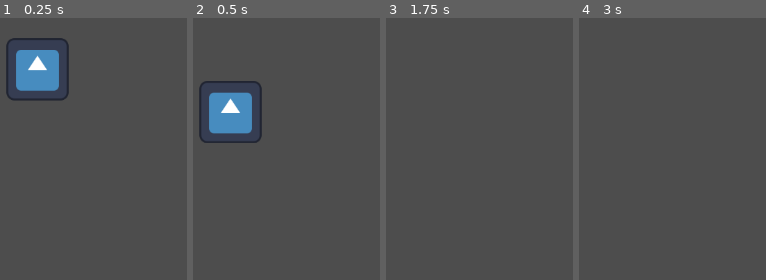
Above: before the commit, frames 1-4 (left to right).
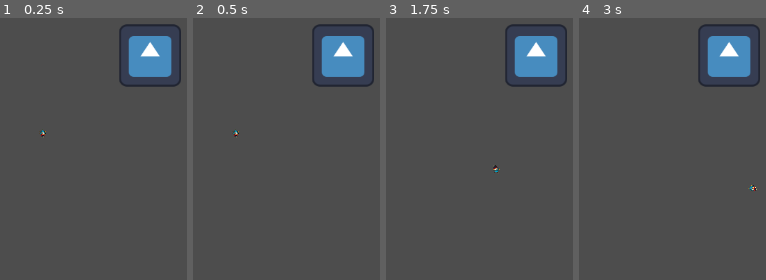
Above: after the commit, the same moments.

Repository: MikalMica/Mascarada-to-wapa
Game: Godot game, scene res://Scenes/Scenarios/PruebaColision.tscn
The game is run twice, just before and just after one commit, with the same random seed, the same clock (stepped at 60 frames per second) and the same inputs. The project has no main scene, so this scene is started directly. The engine's default icon, where the game draws it, is replaced by a stand-in: a white triangle on a blue panel in a dark square.
Inputs:
- Up to frame 1 (0.25 s): no input
- Up to frame 2 (0.5 s): no input
- Up to frame 3 (1.75 s): hold Right (Right) 0.53-1.28 s; hold E (default_mask) 0.53-1.28 s; hold Down (Down) from 1.28 s (still down); tap R (object_mask) at 1.35 s
- Up to frame 4 (3 s): tap Enter at 2 s; release Down (Down) at 2.03 s; hold Right (Right) 2.03-2.78 s; hold E (default_mask) 2.03-2.78 s; tap Space at 2.75 s; hold Up (Up) from 2.78 s (still down); tap R (object_mask) at 2.85 s

The runs differ from the first frame. In frame 1, 9.9% of the frame differs, in the area x 3-97%, y 2-46%; in frame 2, 9.9%, in the area x 3-97%, y 2-48%; in frame 3, 4.9%; in frame 4, 5.0%.

Commit message:
set de player hitbox

Diff:
--- a/MascaradaToWapa/Scenes/Objects/player_new.tscn
+++ b/MascaradaToWapa/Scenes/Objects/player_new.tscn
@@ -3,9 +3,11 @@
 [ext_resource type="Script" uid="uid://bpkfdtxuljsk1" path="res://Scripts/movement_component.gd" id="1_n4sih"]
 [ext_resource type="Texture2D" uid="uid://b2l3slpiahih5" path="res://Assets/Images/Player/player_spritesheet.png" id="2_n4sih"]
 [ext_resource type="Script" uid="uid://do3bcxekdkuln" path="res://Scripts/input_component.gd" id="3_6dlr3"]
-[ext_resource type="PackedScene" uid="uid://do2iq72ya3lyt" path="res://Scenes/Objects/player_hitbox.tscn" id="4_m4g67"]
+[ext_resource type="Script" uid="uid://cq2xhal270ups" path="res://Scripts/player_on_hit.gd" id="4_m4g67"]
 
 [sub_resource type="RectangleShape2D" id="RectangleShape2D_81akd"]
+
+[sub_resource type="RectangleShape2D" id="RectangleShape2D_n3sv7"]
 
 [sub_resource type="Animation" id="Animation_m4g67"]
 length = 0.001
@@ -118,7 +120,13 @@
 script = ExtResource("3_6dlr3")
 movementNode = NodePath("..")
 
-[node name="PlayerHitbox" parent="." unique_id=97422374 instance=ExtResource("4_m4g67")]
+[node name="PlayerHitbox" type="Area2D" parent="." unique_id=97422374 node_paths=PackedStringArray("player_node")]
+collision_mask = 2
+script = ExtResource("4_m4g67")
+player_node = NodePath("..")
+
+[node name="CollisionShape2D" type="CollisionShape2D" parent="PlayerHitbox" unique_id=899700171]
+shape = SubResource("RectangleShape2D_n3sv7")
 
 [node name="AnimationPlayer" type="AnimationPlayer" parent="." unique_id=163794158]
 libraries/ = SubResource("AnimationLibrary_81akd")
--- a/MascaradaToWapa/Scenes/Scenarios/PruebaColision.tscn
+++ b/MascaradaToWapa/Scenes/Scenarios/PruebaColision.tscn
@@ -2,6 +2,7 @@
 
 [ext_resource type="Texture2D" uid="uid://b8kuer3e50nnx" path="res://icon.svg" id="1_n3sv7"]
 [ext_resource type="PackedScene" uid="uid://dskniwiorige4" path="res://Scenes/Scenarios/last_checkpoint_node.tscn" id="3_e2wtl"]
+[ext_resource type="PackedScene" uid="uid://3xdvejjvv1hs" path="res://Scenes/Objects/player_new.tscn" id="3_x0emt"]
 
 [sub_resource type="RectangleShape2D" id="RectangleShape2D_t75o8"]
 size = Vector2(127, 127)
@@ -9,8 +10,10 @@
 [node name="PruebaColision" type="Node2D" unique_id=1104898573]
 
 [node name="Enemy" type="RigidBody2D" parent="." unique_id=795620916]
+position = Vector2(232, 0)
 collision_layer = 3
 collision_mask = 0
+gravity_scale = 0.0
 
 [node name="Sprite2D" type="Sprite2D" parent="Enemy" unique_id=946706144]
 texture = ExtResource("1_n3sv7")
@@ -25,3 +28,6 @@
 shape = SubResource("RectangleShape2D_t75o8")
 
 [node name="LastCheckpointNode" parent="." unique_id=2098861267 instance=ExtResource("3_e2wtl")]
+
+[node name="Player" parent="." unique_id=1647835319 instance=ExtResource("3_x0emt")]
+position = Vector2(11, 160)
--- a/MascaradaToWapa/Scenes/Scenarios/last_checkpoint_node.tscn
+++ b/MascaradaToWapa/Scenes/Scenarios/last_checkpoint_node.tscn
@@ -1,3 +1,6 @@
 [gd_scene format=3 uid="uid://dskniwiorige4"]
 
+[ext_resource type="Script" uid="uid://beem5qlmio8uq" path="res://Scripts/last_checkpoint_position.gd" id="1_vr44s"]
+
 [node name="LastCheckpointNode" type="Node2D" unique_id=2098861267 groups=["checkpoint"]]
+script = ExtResource("1_vr44s")
--- a/MascaradaToWapa/Scripts/player_on_hit.gd
+++ b/MascaradaToWapa/Scripts/player_on_hit.gd
@@ -1,6 +1,6 @@
 extends Area2D
 
-@export var player_node: Node2D
+@export var player_node: RigidBody2D
 var last_checkpoint_node: LastCheckpointPosition
 # Called when the node enters the scene tree for the first time.
 func _ready() -> void:
